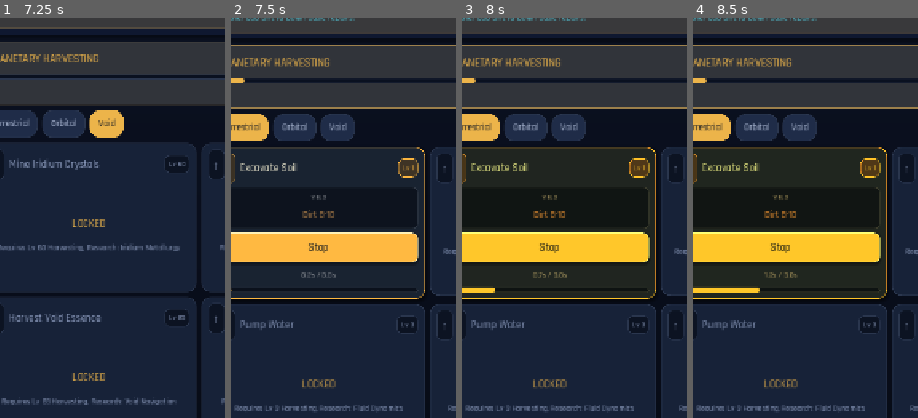
Above: before the commit, frames 1-4 (left to right).
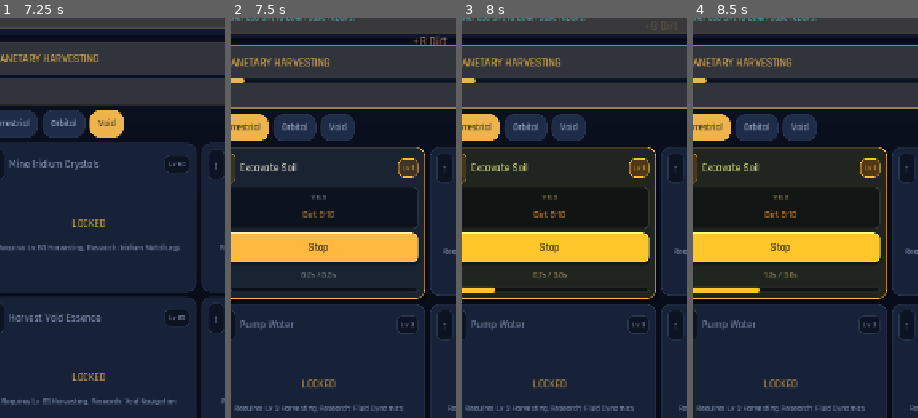
Above: after the commit, the same moments.

Repository: trakyalilter/TestMobileGame
Game: Godot game, scene res://scenes/main.tscn
Two runs of this game, one before a commit and one after it. Both use one fixed random seed, a clock stepped at 60 frames per second and the inputs below.
Inputs (mouse positions are % of the whole screen's width and height, from its top left):
- Up to frame 1 (7.25 s): click "☰" at 0.5 s; click "☰" at 1.25 s; click "✕" at 2 s; click "☰" at 2.75 s; click (33, 9) at 3.52 s; click "Start" at 4.25 s; click "Terrestrial" at 5 s; click "Orbital" at 5.75 s; click "Void" at 6.5 s
- Up to frame 2 (7.5 s): click "Terrestrial" at 7.25 s
- Up to frame 3 (8 s): no input
- Up to frame 4 (8.5 s): click "Terrestrial" at 8 s
The pictures show only the part of the screen within x 6-56%, y 23-73%; the shares and areas given below are measured in that part.

Frame 1 is identical in both runs. In frame 2, 0.2% of the frame differs, in the area x 81-97%, y 4-7%; in frame 3, less than 0.1%; in frame 4, nothing differs.

Commit message:
UI polish pass 3: game-feel reward feedback on action completion
Applying the 'feedback & juice' design principle — the core gather/craft loop
had no per-completion feedback. Emit an action_reward signal with the single
largest gain; show a floating '+N Material' toast (in the material's own colour)
that rises and fades, only on the gather/craft pages so it doesn't distract
elsewhere. Makes the idle loop feel responsive and rewarding.

https://claude.ai/code/session_01GUAm67mj5mAEoyJTAWupry

Diff:
--- a/scripts/core/game_state.gd
+++ b/scripts/core/game_state.gd
@@ -9,6 +9,7 @@
 signal action_changed
 signal missions_changed
 signal offline_ready          # emitted after a background-resume catch-up, for the UI modal
+signal action_reward(text: String, accent: String)   # floating "+N" feedback on the active page
 
 # Missions (tutorial chain)
 var missions_active: Dictionary = {}     # mid -> true
@@ -1958,10 +1959,37 @@
 			else:
 				add_resource(row[0], amt)
 
+func _loot_snapshot(items) -> Dictionary:
+	var snap := {}
+	for it in items:
+		var sym = it[0] if it is Array else it
+		snap[sym] = amount(sym)
+	return snap
+
+## Surface the single largest gain from the just-completed action as floating text.
+func _emit_reward(before: Dictionary, items) -> void:
+	var best := ""
+	var bestg := 0
+	for it in items:
+		var sym = it[0] if it is Array else it
+		if sym == "credits":
+			continue
+		var g := amount(sym) - int(before.get(sym, 0))
+		if g > bestg:
+			bestg = g
+			best = sym
+	if best != "":
+		action_reward.emit("+%s %s" % [GameData.fmt(bestg), GameData.res_name(best)], RESOURCES_COLOR(best))
+
+func RESOURCES_COLOR(sym: String) -> String:
+	return GameData.RESOURCES.get(sym, {}).get("color", "5fd585")
+
 func _complete_active() -> void:
 	if active_type == "gather":
 		var a: Dictionary = GameData.GATHER[active_id]
+		var before := _loot_snapshot(a.get("loot", []))
 		_roll_loot(a.get("loot", []), yield_mult("harvesting"), int(research_bonus("gathering_yield")))
+		_emit_reward(before, a.get("loot", []))
 		add_xp("harvesting", int(a.get("xp", 0)))
 	elif active_type == "craft":
 		var r: Dictionary = GameData.CRAFT[active_id]
@@ -1969,7 +1997,9 @@
 			stop_task()
 			return
 		spend(r.get("inputs", {}))
+		var before := _loot_snapshot(r.get("outputs", {}).keys())
 		_grant_craft_outputs(active_id, r, 1)
+		_emit_reward(before, r.get("outputs", {}).keys())
 		add_xp("fabrication", int(r.get("xp", 0)))
 
 ## Grants a recipe's outputs for `count` completions, applying the same yield
--- a/scripts/ui/main.gd
+++ b/scripts/ui/main.gd
@@ -128,6 +128,7 @@
 	GameState.bounty_changed.connect(_on_tick)
 	GameState.missions_changed.connect(_on_tick)
 	GameState.offline_ready.connect(_on_offline_ready)
+	GameState.action_reward.connect(_on_action_reward)
 	get_viewport().size_changed.connect(_update_safe_area)
 	call_deferred("_update_safe_area")
 	_refresh_top()
@@ -313,6 +314,30 @@
 		if GameState.pending_offline != "":
 			_show_offline(GameState.pending_offline)
 			GameState.pending_offline = "")
+
+# Floating "+N" reward feedback on action completion (game-feel juice). Shown on
+# the active loop pages so it doesn't distract when you're reading other screens.
+func _on_action_reward(text: String, accent: String) -> void:
+	if not (current in ["gather", "craft"]):
+		return
+	var holder := Control.new()
+	holder.size = Vector2(get_viewport_rect().size.x, 28)
+	holder.position = Vector2(0, 332)
+	holder.mouse_filter = Control.MOUSE_FILTER_IGNORE
+	add_child(holder)
+	var l := Label.new()
+	l.set_anchors_and_offsets_preset(Control.PRESET_FULL_RECT)
+	l.horizontal_alignment = HORIZONTAL_ALIGNMENT_CENTER
+	l.text = text
+	l.add_theme_font_size_override("font_size", _fs(16))
+	l.add_theme_color_override("font_color", Color.html(accent))
+	l.mouse_filter = Control.MOUSE_FILTER_IGNORE
+	holder.add_child(l)
+	var tw := holder.create_tween()
+	tw.set_parallel(true)
+	tw.tween_property(holder, "position:y", 288.0, 0.85).set_trans(Tween.TRANS_QUAD).set_ease(Tween.EASE_OUT)
+	tw.tween_property(holder, "modulate:a", 0.0, 0.85).set_delay(0.12)
+	tw.chain().tween_callback(holder.queue_free)
 
 # Background-resume catch-up finished — show the same report modal as a cold launch.
 func _on_offline_ready() -> void:
